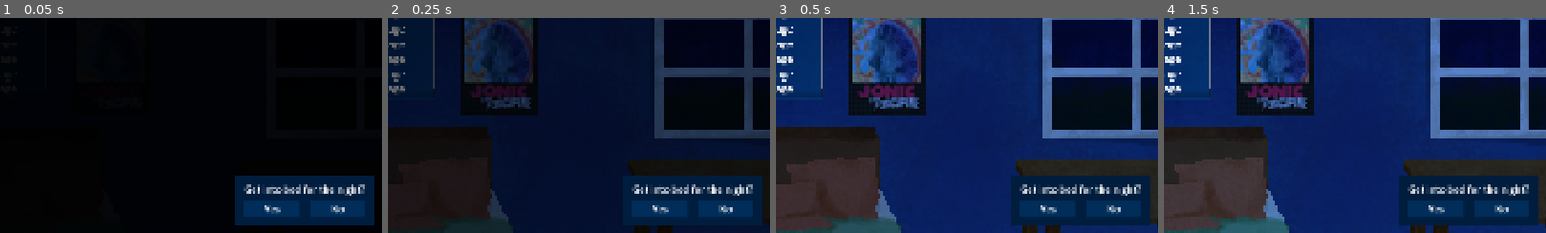
Above: before the commit, frames 1-4 (left to right).
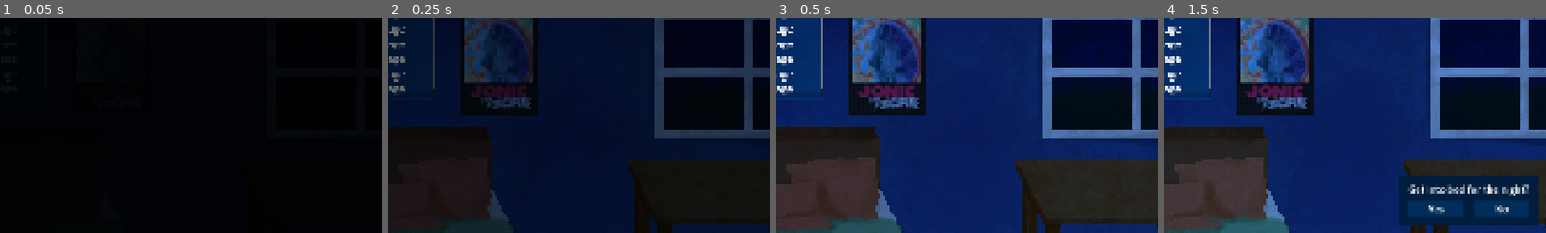
Above: after the commit, the same moments.

Repository: Game-Jammies/gwj-97-imminent-doom
Game: Godot game, scene res://game.tscn
The game is run twice, just before and just after one commit, with the same random seed, the same clock (stepped at 60 frames per second) and the same inputs.
Inputs (mouse positions are % of the whole screen's width and height, from its top left):
- Up to frame 1 (0.05 s): no input
- Up to frame 2 (0.25 s): no input
- Up to frame 3 (0.5 s): no input
- Up to frame 4 (1.5 s): click (46, 52) at 0.5 s, where only the run before the commit has a clickable "Yes"; tap Enter at 1.25 s; move the mouse to (21, 64) at 1.27 s; click (21, 64) at 1.42 s
The pictures show only the part of the screen within x 10-60%, y 8-58%; the shares and areas given below are measured in that part.

The runs differ from the first frame. In frame 1, 8.4% of the frame differs, in the area x 61-98%, y 73-97%; in frame 2, 7.6%; in frame 3, 8.4%; in frame 4, nothing differs.

Commit message:
register all selectable areas on startup

Diff:
--- a/game.gd
+++ b/game.gd
@@ -7,6 +7,9 @@
 @onready var bedroom := %Bedroom
 @onready var kitchen := %KitchenRoom
 @onready var bedtime_popup: PopupPanel = %BedtimePopup
+
+## A list containing all the selectable objects
+var selectable_areas: Array[SelectableArea] = []
 
 ## Dictionary with all of the task names, and whether they have been completed
 var tasks: Dictionary[String, bool] = {
@@ -24,8 +27,8 @@
 	bedroom.visible = true
 	go_to_kitchen_button.visible = true
 	timer_label.text = str(timer.time_left)
+	_register_selectable_areas()
 	timer.start()
-	pass
 
 
 func _process(_delta: float) -> void:
@@ -36,6 +39,17 @@
 func _show_bedtime_popup() -> void:
 	bedtime_popup.popup_centered()
 
+
+func _register_selectable_areas() -> void:
+	var register_recursive = func(node: Node, rec):
+		for child in node.get_children():
+			if is_instance_of(child, SelectableArea):
+				selectable_areas.append(child)
+			else:
+				rec.call(child, rec)
+
+	# this is a functional programming trick that lets you call a lambda recursively
+	register_recursive.call(self, register_recursive)
 
 # The player goes to bed
 func _on_player_sleeps() -> void:
--- a/game.tscn
+++ b/game.tscn
@@ -18,7 +18,6 @@
 title = "Sleepytime"
 initial_position = 2
 size = Vector2i(353, 124)
-visible = true
 theme = ExtResource("3_fc0e3")
 theme_override_styles/panel = SubResource("StyleBoxFlat_vowut")
 
